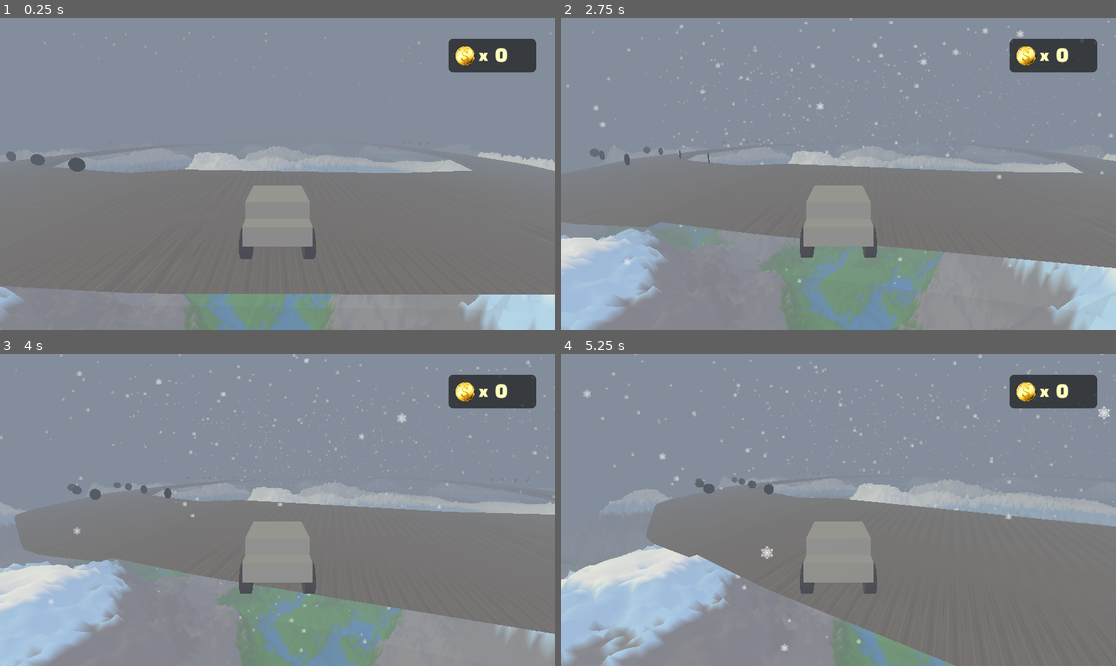
Above: before the commit, frames 1-4 (two rows, left to right).
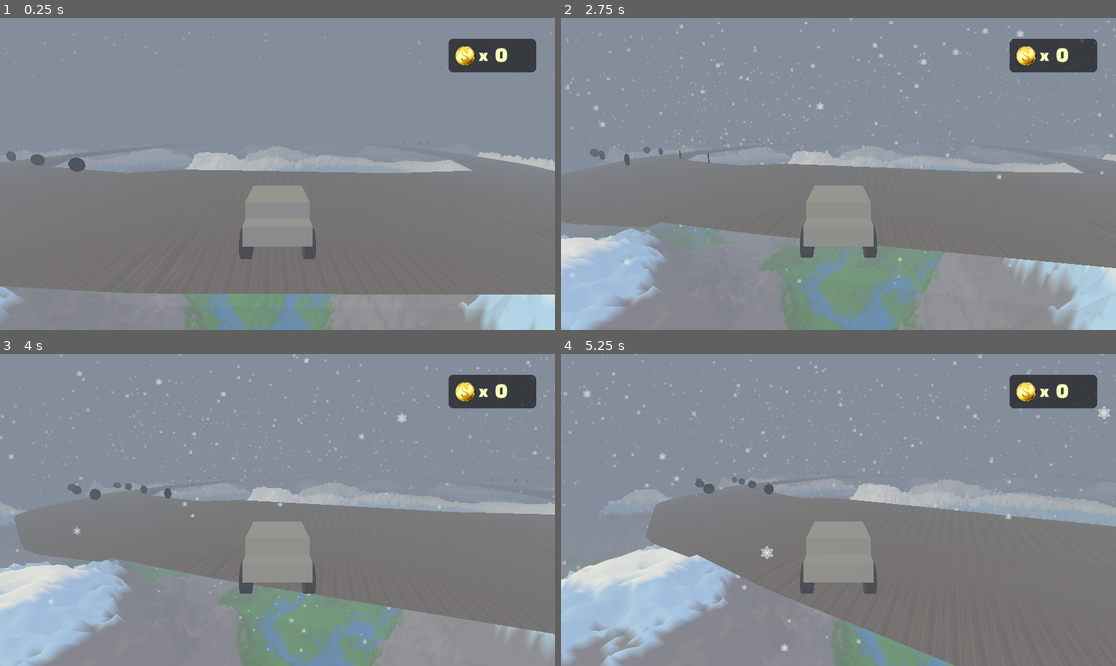
Above: after the commit, the same moments.

Repository: j7ysan/GodotTrackMap
Game: Godot game, scene res://scenes/world.tscn
The game is run twice, just before and just after one commit, with the same random seed, the same clock (stepped at 60 frames per second) and the same inputs.
Inputs (mouse positions are in pixels of both pictures, inside the frame that each line leads up to):
- Up to frame 1 (0.25 s): no input
- Up to frame 2 (2.75 s): tap Enter (ui_accept) at 0.5, 0.77, 1.52 s; move the mouse to (960, 158) at 0.52 s; hold D (right) 0.53-1.28 s; hold Right mouse button (orbit_rotate) 0.53-1.28 s; click (960, 158) at 0.67 s; move the mouse to (727, 189) at 1.27 s; hold S (down) 1.28-2.03 s; tap C (switch_camera) at 1.35 s; move the mouse to (894, 105) at 2.02 s; hold D (right) from 2.03 s (still down); hold Right mouse button (orbit_rotate) from 2.03 s (still down)
- Up to frame 3 (4 s): move the mouse to (249, 572) at 2.77 s; release D (right) at 2.78 s; release Right mouse button (orbit_rotate) at 2.78 s; hold W (up) 2.78-3.53 s; tap C (switch_camera) at 2.85 s; click (249, 572) at 2.92 s; tap Enter (ui_accept) at 3.02, 3.77 s; move the mouse to (444, 556) at 3.52 s; hold A (left) from 3.53 s (still down); hold Right mouse button (orbit_rotate) from 3.53 s (still down)
- Up to frame 4 (5.25 s): move the mouse to (672, 463) at 4.27 s; release Right mouse button (orbit_rotate) at 4.28 s; tap C (switch_camera) at 4.35 s; tap Enter (ui_accept) at 4.52 s; move the mouse to (866, 510) at 5.02 s; release A (left) at 5.03 s; hold S (down) from 5.03 s (still down); hold Right mouse button (orbit_rotate) from 5.03 s (still down); click (866, 510) at 5.17 s

The runs differ from the first frame. In frame 1, less than 0.1% of the frame differs, in the area x 13-14%, y 10-12%; in frame 2, less than 0.1%; in frame 3, less than 0.1%; in frame 4, less than 0.1%, in the area x 0-54%, y 0-70%.

Commit message:
adding more environmental variables

Diff:
--- a/scenes/world.tscn
+++ b/scenes/world.tscn
@@ -201,6 +201,38 @@
 process_material = SubResource("ParticleProcessMaterial_qfnet")
 draw_pass_1 = SubResource("QuadMesh_4mrxx")
 
+[node name="SnowParticles3" type="GPUParticles3D" parent="."]
+transform = Transform3D(-0.9989355, -0.024141368, 0.039306387, -0.024571758, 0.99964285, -0.010503516, -0.039038785, -0.011458164, -0.99917215, 423.59653, 106.14195, 302.85712)
+custom_aabb = AABB(-1000, -1000, -1000, 2000, 2000, 2000)
+amount = 2000
+lifetime = 5.0
+process_material = SubResource("ParticleProcessMaterial_qfnet")
+draw_pass_1 = SubResource("QuadMesh_4mrxx")
+
+[node name="SnowParticles4" type="GPUParticles3D" parent="."]
+transform = Transform3D(-0.9989355, -0.024141368, 0.039306387, -0.024571758, 0.99964285, -0.010503516, -0.039038785, -0.011458164, -0.99917215, 423.59653, 106.14195, 142.64467)
+custom_aabb = AABB(-1000, -1000, -1000, 2000, 2000, 2000)
+amount = 2000
+lifetime = 5.0
+process_material = SubResource("ParticleProcessMaterial_qfnet")
+draw_pass_1 = SubResource("QuadMesh_4mrxx")
+
+[node name="SnowParticles5" type="GPUParticles3D" parent="."]
+transform = Transform3D(-0.9989355, -0.024141368, 0.039306387, -0.024571758, 0.99964285, -0.010503516, -0.039038785, -0.011458164, -0.99917215, 95.1099, 106.14195, 302.85712)
+custom_aabb = AABB(-1000, -1000, -1000, 2000, 2000, 2000)
+amount = 2000
+lifetime = 5.0
+process_material = SubResource("ParticleProcessMaterial_qfnet")
+draw_pass_1 = SubResource("QuadMesh_4mrxx")
+
+[node name="SnowParticles6" type="GPUParticles3D" parent="."]
+transform = Transform3D(-0.9989355, -0.024141368, 0.039306387, -0.024571758, 0.99964285, -0.010503516, -0.039038785, -0.011458164, -0.99917215, 95.1099, 106.14195, 142.64467)
+custom_aabb = AABB(-1000, -1000, -1000, 2000, 2000, 2000)
+amount = 2000
+lifetime = 5.0
+process_material = SubResource("ParticleProcessMaterial_qfnet")
+draw_pass_1 = SubResource("QuadMesh_4mrxx")
+
 [node name="CoinsCounterDisplay" parent="." instance=ExtResource("7_i7141")]
 
 [node name="Coins" type="Node3D" parent="."]
